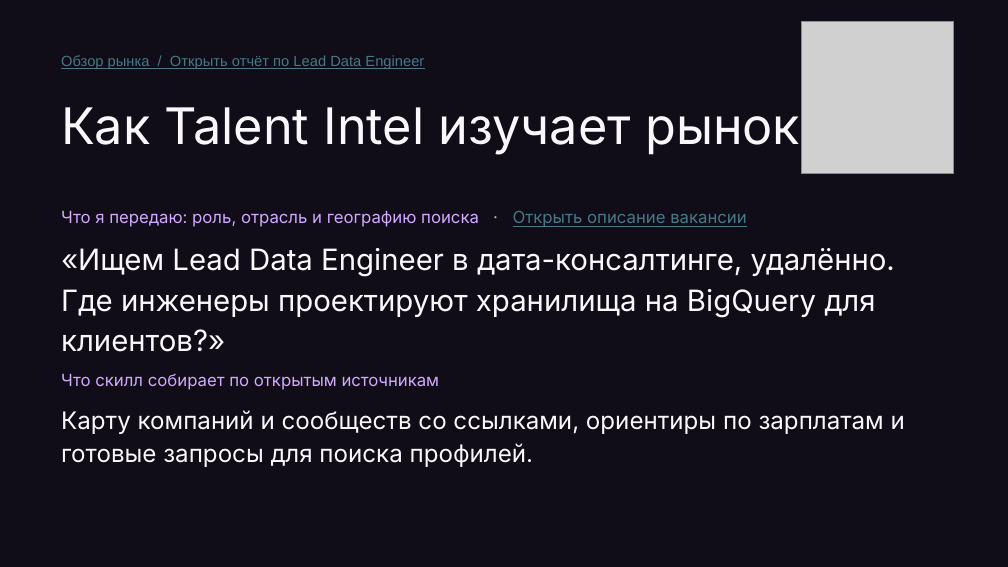
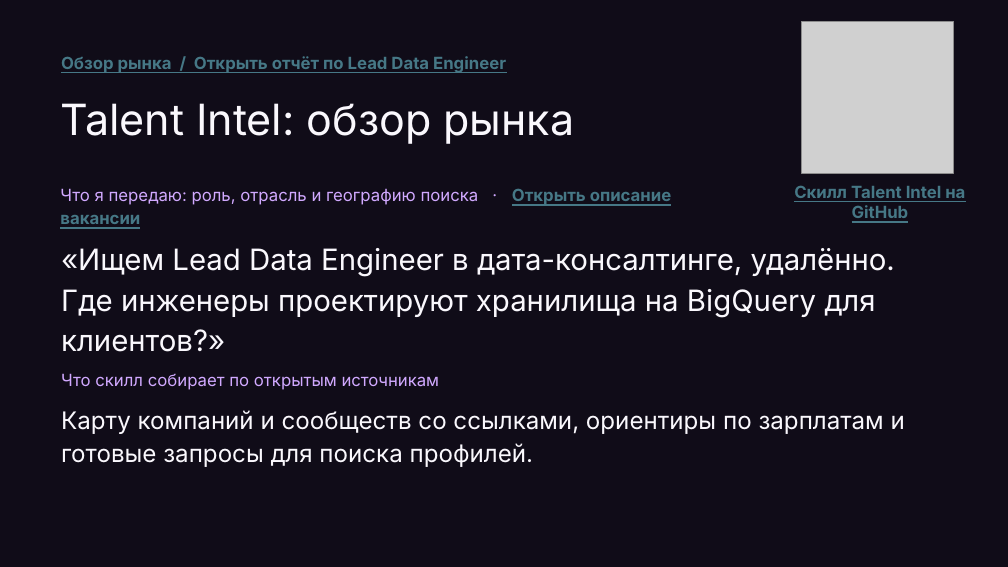
Before and after one commit to Da6ka/ta-meetup-ai-sourcing-2026-11-19, a slide deck: slide 8 of materials/spb-it-recruiter-meetup.pptx (slide 6 before the commit). Drawn at 1008x567 pixels with LibreOffice and Linux fonts; fonts in the diff are those of the drawing; grey boxes stand for pictures. Boxes give left, top, right and bottom in pixels: in the first picture for what was removed or moved away, otherwise in the second. Text is boxed around its words. In the diff, an @@ line names an element or a change of style, - is before the commit and + after.

```diff
--- a/materials/spb-it-recruiter-meetup.pptx
+++ b/materials/spb-it-recruiter-meetup.pptx
@@ text "Обзор рынка / Открыть отчёт ..." at [61, 56, 506, 73]: size 14 to 16 pt, font Arial to Inter, bold on @@
@@ text at [60, 103, 575, 144]: text changed; size 48 to 41 pt @@
-Как Talent Intel изучает рынок
+Talent Intel: обзор рынка
@@ text "Что я передаю: роль, отрасль ...": place and size @@
-text "Что я передаю: роль, отрасль ..." at [61, 210, 747, 227]
+text "Что я передаю: роль, отрасль ..." at [60, 188, 671, 206]
@@ text "Что я передаю: роль, отрасль ..." at [60, 188, 671, 206]: bold on in "Открыть описание вакансии" @@
@@ text added at [794, 186, 965, 222], 16 pt, text #467886, bold, underline @@
+Скилл Talent Intel на GitHub
```
Also in this commit, not shown: 17 other slides changed, 7 slides added, 6 slides removed, 11 other files.
